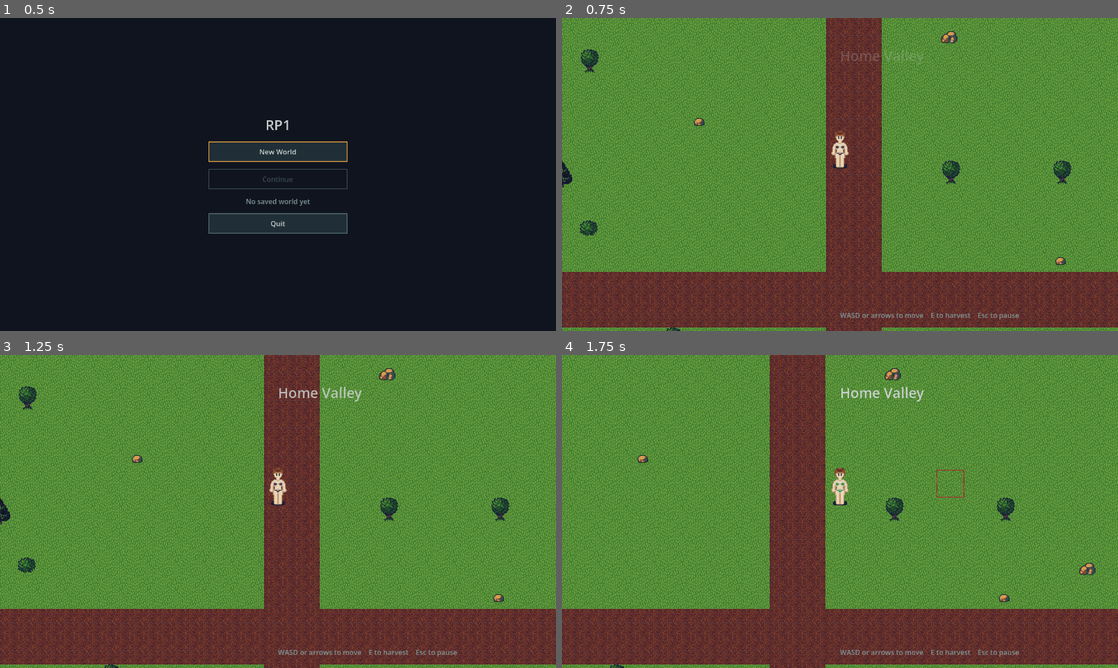
Above: before the commit, frames 1-4 (two rows, left to right).
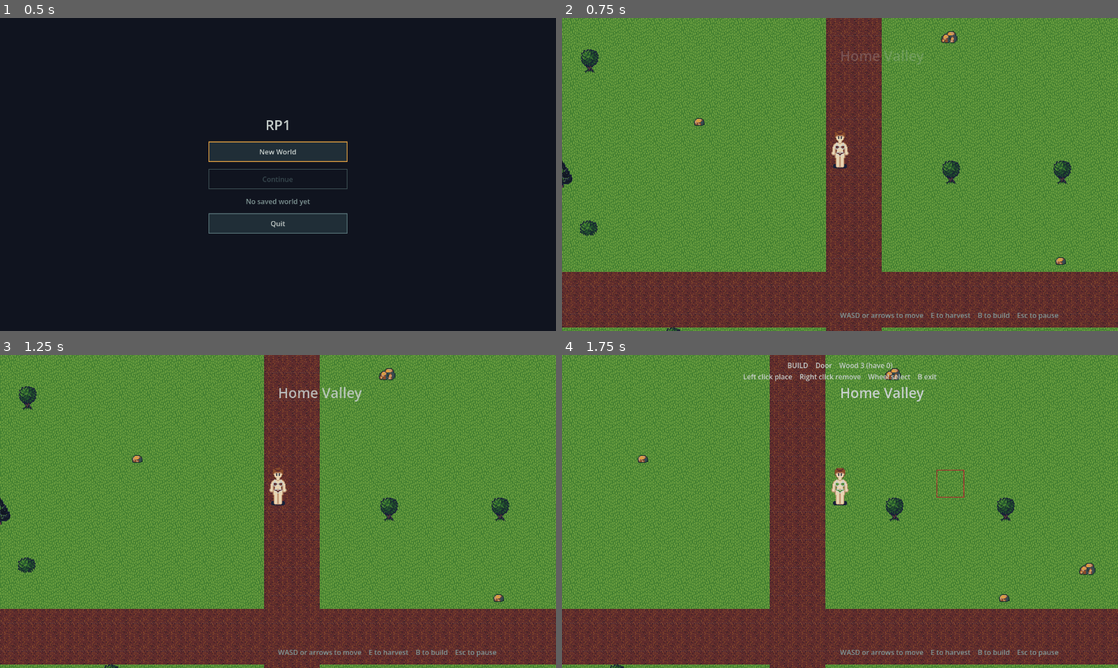
Above: after the commit, the same moments.

Repository: HuyNguyen260398/rp1
Game: Godot game, scene res://scenes/main.tscn
Same seed, same stepped clock (60 frames per second), same inputs: the game is played once before the commit and once after it.
Inputs (mouse positions are in pixels of both pictures, inside the frame that each line leads up to):
- Up to frame 1 (0.5 s): no input
- Up to frame 2 (0.75 s): click "New World" at 0.5 s
- Up to frame 3 (1.25 s): no input
- Up to frame 4 (1.75 s): tap Enter at 1.25 s; move the mouse to (962, 495) at 1.27 s; hold D (move_right) from 1.28 s (still down); hold B (build_mode) from 1.28 s (still down); click (962, 495) at 1.42 s

Frame 1 is identical in both runs. In frame 2, 0.1% of the frame differs, in the area x 75-90%, y 94-97%; in frame 3, 0.1%; in frame 4, 0.5%, in the area x 32-90%, y 2-97%.

Commit message:
feat: build mode places and removes walls with the mouse
Scripted run (not a hand run) against a throwaway save root, two processes:
0  one oak chopped with E gave 4 wood; two walls affordable
1  a left click outside build mode placed nothing; no status line
2  B turned build mode on; the wheel selected wall_wood
3  left click placed wall_wood at (15, 0); tile blocked; wood 4 -> 2
4  a second click on the wall spent nothing
5  no wall on the player's own tile
6  right click on a tree removed nothing and credited nothing
7  a click while paused placed nothing
8  right click removed the wall; tile open; wood back to 4
9  walls placed at (15, 0) and (16, 0)
10 B turned build mode off; a click then placed nothing
11 quit to menu saved
12 second process, Continue: both walls there and blocking, inventory
   empty as it was left, build mode off

The outline and the status line have not been looked at by a person.

Co-Authored-By: Claude Opus 5.5 <noreply@anthropic.com>

Diff:
--- a/project.godot
+++ b/project.godot
@@ -66,11 +66,6 @@
 "events": [Object(InputEventKey,"resource_local_to_scene":false,"resource_name":"","device":-1,"window_id":0,"alt_press …(190 unchanged characters)…
 ]
 }
-debug_grant={
-"deadzone": 0.2,
-"events": [Object(InputEventKey,"resource_local_to_scene":false,"resource_name":"","device":-1,"window_id":0,"alt_pressed":false,"shift_pressed":false,"ctrl_pressed":false,"meta_pressed":false,"pressed":false,"keycode":0,"physical_keycode":71,"key_label":0,"unicode":0,"location":0,"echo":false,"script":null)
-]
-}
 
 [rendering]
 
--- a/src/presentation/main.gd
+++ b/src/presentation/main.gd
@@ -26,6 +26,7 @@
 var _save_indicator: SaveIndicator = null
 var _title_card: TitleCard = null
 var _controls_hint: ControlsHint = null
+var _build_status: BuildStatus = null
 
 ## Set when a save fails on the way out, so a second attempt quits anyway.
 var _quit_was_refused: bool = false
@@ -87,6 +88,10 @@
 	_controls_hint = ControlsHint.new()
 	_controls_hint.name = "ControlsHint"
 	_ui.add_child(_controls_hint)
+
+	_build_status = BuildStatus.new()
+	_build_status.name = "BuildStatus"
+	_ui.add_child(_build_status)
 
 	_pause_menu = PauseMenu.new()
 	_pause_menu.name = "PauseMenu"
@@ -216,6 +221,10 @@
 	_world.interact_requested.connect(_on_interact_requested)
 	for e: String in _world.build(_registry, result):
 		push_error(e)
+	_world.build_cursor.probe = _can_build
+	_world.build_cursor.build_requested.connect(_on_build_requested)
+	_world.build_cursor.mode_changed.connect(_refresh_build_status.unbind(1))
+	_world.build_cursor.selection_changed.connect(_refresh_build_status.unbind(1))
 
 	_audio_director.enter_zone(result.zone.id, result.zone.ambient)
 
@@ -233,9 +242,9 @@
 
 
 ## The world said which tile the player reached for; this decides what
-## that means. Until build mode it means one thing: harvest it. A refusal
-## is silence -- there was nothing to take -- unless the content itself
-## is wrong, which is worth an error.
+## that means. It means one thing, in build mode or out of it: harvest
+## it. A refusal is silence -- there was nothing to take -- unless the
+## content itself is wrong, which is worth an error.
 func _on_interact_requested(tile: Vector2i) -> void:
 	if _world == null or _session.zone == null:
 		return
@@ -245,8 +254,41 @@
 		print("RP1 harvested %s: %s +%d (now %d)" % [
 			result.object_id, result.item_id, result.amount,
 			_session.inventory.count_of(result.item_id)])
+		# What was just chopped may be what the selection costs.
+		_refresh_build_status()
 	elif result.reason == HarvestResult.BAD_YIELD:
 		push_error("harvest refused: %s" % result.detail)
+
+
+## The cursor's question: would this command be accepted? It tints by the
+## answer. The rule is BuildSystem's; this only supplies what it needs.
+func _can_build(cmd: BuildCommand) -> bool:
+	if _session.zone == null:
+		return false
+	return BuildSystem.check(cmd, _session.zone, _session.inventory, _registry).ok
+
+
+## The cursor said what the player asked for; this is where it meets the
+## rules. A refusal is silence -- the outline already said no -- unless
+## content or code is wrong, which is worth an error.
+func _on_build_requested(cmd: BuildCommand) -> void:
+	if _world == null or _session.zone == null:
+		return
+	var result: BuildResult = BuildSystem.apply(
+		cmd, _session.zone, _session.inventory, _registry)
+	if result.ok:
+		print("RP1 build %s %s at %s" % [cmd.action, result.content_id, cmd.tile])
+		_refresh_build_status()
+	elif result.reason == BuildResult.BAD_COST or result.reason == BuildResult.BAD_COMMAND:
+		push_error("build refused: %s" % result.detail)
+
+
+func _refresh_build_status() -> void:
+	if _world == null or not _world.build_cursor.active:
+		_build_status.visible = false
+		return
+	_build_status.show_line(BuildStatus.line(
+		_world.build_cursor.selected_id(), _session.inventory, _registry))
 
 
 func _on_quit_to_menu() -> void:
@@ -267,6 +309,8 @@
 	_audio_director.enter_zone("", "")
 	_world.queue_free()
 	_world = null
+	# Build mode lived on the world's cursor and went with it.
+	_build_status.visible = false
 	_session.close()
 	_show_main_menu()
 
@@ -316,27 +360,12 @@
 
 
 func _unhandled_input(event: InputEvent) -> void:
-	if event.is_action_pressed("debug_grant"):
-		_debug_grant_wood()
-		return
 	if not event.is_action_pressed("pause"):
 		return
 	if _world == null or _confirm.visible:
 		return
 	get_viewport().set_input_as_handled()
 	_set_paused(not get_tree().paused)
-
-
-## DEBUG ONLY -- removed in Phase 10 with World._debug_place_wall. Stands
-## in for harvesting until Phase 9, so the inventory's save path can be
-## proved by hand. This node is PROCESS_MODE_ALWAYS, so the pause is
-## honoured here rather than by the tree.
-func _debug_grant_wood() -> void:
-	if _world == null or get_tree().paused:
-		return
-	get_viewport().set_input_as_handled()
-	var _added: bool = _session.inventory.add("wood", 10)
-	print("RP1 inventory: wood %d" % _session.inventory.count_of("wood"))
 
 
 # --- quitting ---------------------------------------------------------
--- /dev/null
+++ b/src/ui/build_status.gd
@@ -0,0 +1,59 @@
+class_name BuildStatus
+extends Control
+## What build mode is about to place, what it costs, and what is held.
+##
+## One line of text until the palette and the inventory display exist.
+## The node holds no rules, like the menus; line() is its one function
+## with something to get wrong, and it is tested.
+
+const GAP: String = "    "
+const HINT: String = "Left click place    Right click remove    Wheel select    B exit"
+
+var _label: Label = null
+
+
+## The readout for `content_id`, or for nothing when it is empty. Costs
+## are worded from the content, so a retuned or new placeable reads
+## correctly with no change here.
+static func line(
+	content_id: String, inventory: Inventory, registry: ContentRegistry
+) -> String:
+	if content_id.is_empty():
+		return GAP.join(PackedStringArray(["BUILD", "nothing to build"]))
+	var def: Dictionary = registry.def_of(registry.numeric_of(content_id))
+	var parts: PackedStringArray = ["BUILD", str(def.get("display_name", content_id))]
+	if BuildSystem.cost_error(def.get("cost"), registry) != "":
+		parts.append("cost unreadable")
+		return GAP.join(parts)
+	var cost: Dictionary = BuildSystem.cost_of(def)
+	if cost.is_empty():
+		parts.append("free")
+	var item_ids: Array = cost.keys()
+	item_ids.sort()
+	for item_id: String in item_ids:
+		var item: Dictionary = registry.def_of(registry.numeric_of(item_id))
+		parts.append("%s %d (have %d)" % [
+			str(item.get("display_name", item_id)),
+			int(cost[item_id]), inventory.count_of(item_id)])
+	return GAP.join(parts)
+
+
+func _ready() -> void:
+	set_anchors_and_offsets_preset(Control.PRESET_TOP_WIDE)
+	# The clicks under this text belong to the build cursor.
+	mouse_filter = Control.MOUSE_FILTER_IGNORE
+	visible = false
+
+	_label = Label.new()
+	_label.add_theme_color_override("font_color", UiTheme.TEXT)
+	_label.horizontal_alignment = HORIZONTAL_ALIGNMENT_CENTER
+	_label.mouse_filter = Control.MOUSE_FILTER_IGNORE
+	_label.set_anchors_and_offsets_preset(Control.PRESET_CENTER_TOP)
+	_label.grow_horizontal = Control.GROW_DIRECTION_BOTH
+	_label.position.y = 12.0
+	add_child(_label)
+
+
+func show_line(text: String) -> void:
+	_label.text = "%s\n%s" % [text, HINT]
+	visible = true
--- a/src/ui/controls_hint.gd
+++ b/src/ui/controls_hint.gd
@@ -1,6 +1,6 @@
 class_name ControlsHint
 extends Control
-## WASD / E / Esc, once per player, ever.
+## WASD / E / B / Esc, once per player, ever.
 ##
 ## Exists for the clean-machine test, where there is nobody to ask which
 ## keys move. Whether it has been shown is settings.json's business; this
@@ -17,7 +17,7 @@
 	mouse_filter = Control.MOUSE_FILTER_IGNORE
 
 	_label = Label.new()
-	_label.text = "WASD or arrows to move    E to harvest    Esc to pause"
+	_label.text = "WASD or arrows to move    E to harvest    B to build    Esc to pause"
 	_label.add_theme_color_override("font_color", UiTheme.TEXT_DIM)
 	_label.horizontal_alignment = HORIZONTAL_ALIGNMENT_CENTER
 	_label.set_anchors_and_offsets_preset(Control.PRESET_CENTER_BOTTOM)
--- /dev/null
+++ b/tests/test_build_status.gd
@@ -0,0 +1,39 @@
+extends GutTest
+## The build readout's wording. The node that draws it holds no rules;
+## this is the one function in it that could be wrong.
+
+
+func _registry() -> ContentRegistry:
+	var r: ContentRegistry = ContentRegistry.new()
+	r.register({"id": "wood", "category": "item", "display_name": "Wood"})
+	r.register({"id": "stone", "category": "item", "display_name": "Stone"})
+	r.register({"id": "window", "category": "object", "display_name": "Window",
+		"sprite": "res://none.png", "cost": {"wood": 1, "stone": 1}})
+	r.register({"id": "marker", "category": "object", "display_name": "Marker",
+		"sprite": "res://none.png", "cost": {}})
+	r.register({"id": "broken", "category": "object", "display_name": "Broken",
+		"sprite": "res://none.png", "cost": {"mithril": 1}})
+	return r
+
+
+func test_the_line_names_the_selection_its_cost_and_what_is_held() -> void:
+	var inv: Inventory = Inventory.new()
+	var _w: bool = inv.add("wood", 7)
+	# Items in id order, by display name; stone is not held at all.
+	assert_eq(BuildStatus.line("window", inv, _registry()),
+		"BUILD    Window    Stone 1 (have 0)    Wood 1 (have 7)")
+
+
+func test_a_free_thing_says_so() -> void:
+	assert_eq(BuildStatus.line("marker", Inventory.new(), _registry()),
+		"BUILD    Marker    free")
+
+
+func test_nothing_selected_says_so() -> void:
+	assert_eq(BuildStatus.line("", Inventory.new(), _registry()),
+		"BUILD    nothing to build")
+
+
+func test_a_malformed_cost_is_not_presented_as_a_price() -> void:
+	assert_eq(BuildStatus.line("broken", Inventory.new(), _registry()),
+		"BUILD    Broken    cost unreadable")
--- a/tests/test_input_map.gd
+++ b/tests/test_input_map.gd
@@ -30,14 +30,9 @@
 		assert_true(InputMap.has_action(action), action)
 
 
-func test_the_debug_grant_action_is_bound_to_g() -> void:
-	# DEBUG ONLY -- removed with debug_place in Phase 10.
-	assert_true(InputMap.has_action("debug_grant"))
-	var found: bool = false
-	for event: InputEvent in InputMap.action_get_events("debug_grant"):
-		if event is InputEventKey and (event as InputEventKey).physical_keycode == KEY_G:
-			found = true
-	assert_true(found, "debug_grant is not bound to G")
+func test_the_debug_grant_action_is_gone() -> void:
+	# It held G and granted free wood. Harvesting replaced it.
+	assert_false(InputMap.has_action("debug_grant"))
 
 
 func test_the_interact_action_is_bound_to_e() -> void:
Not shown, added: src/ui/build_status.gd.uid
Not shown, added: tests/test_build_status.gd.uid
